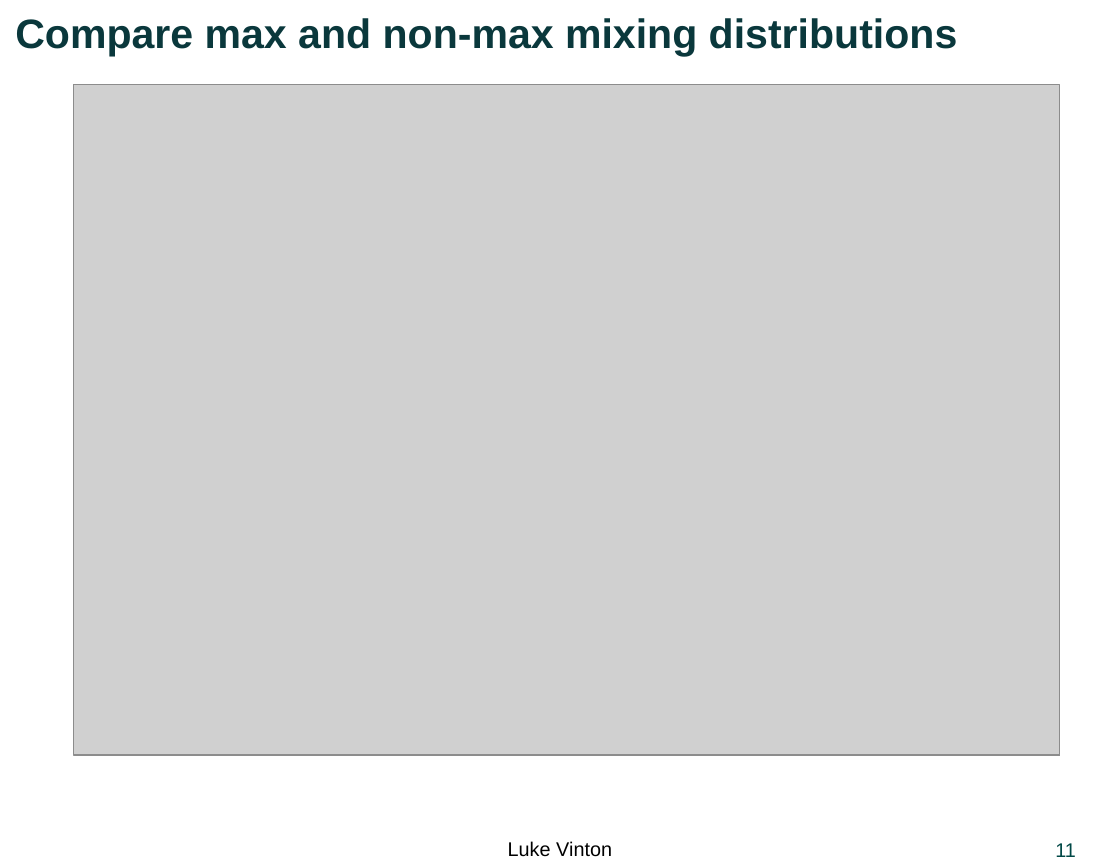
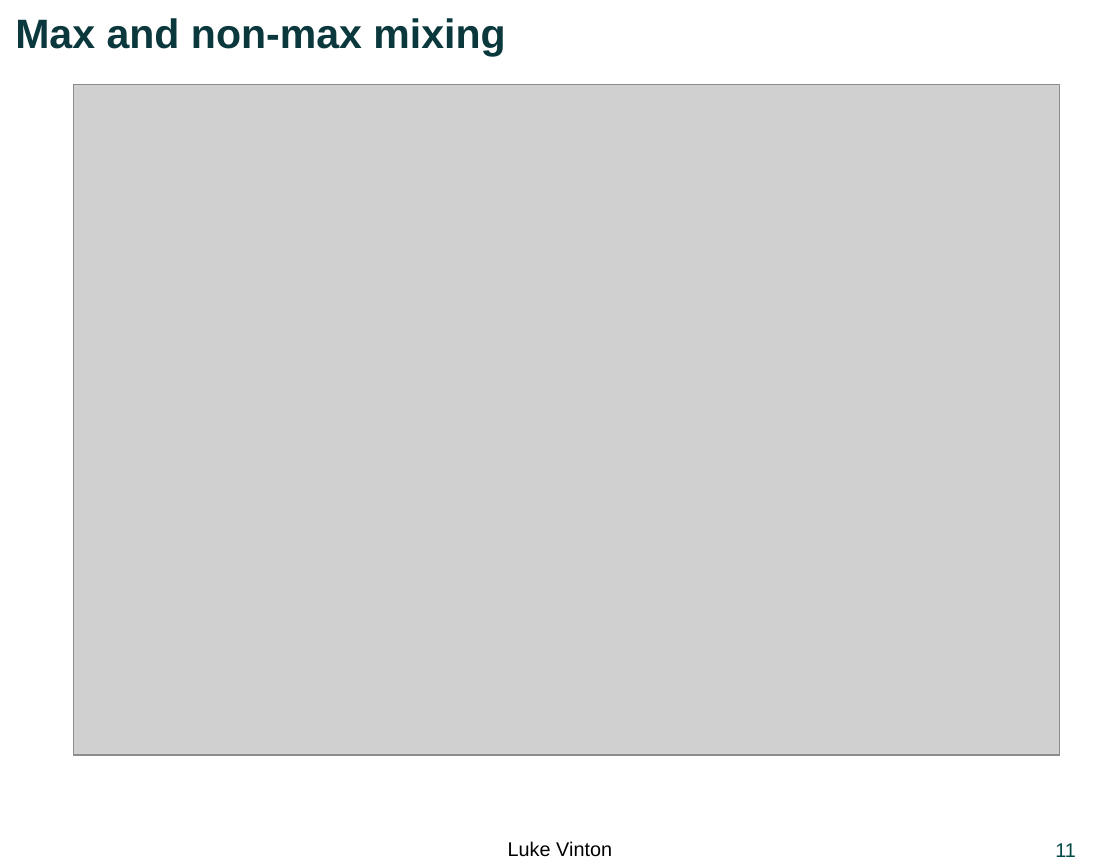
Before and after one commit to LukeJVinton/Thesis-, a slide deck: slide 11 of Presentations/NumuCollabMeeting_resBinning_energyBinShare_CustomBinning.pptx. Drawn at 1120x867 pixels with LibreOffice and Linux fonts; fonts in the diff are those of the drawing; grey boxes stand for pictures; background and template pictures are left out. Boxes give left, top, right and bottom in pixels: in the first picture for what was removed or moved away, otherwise in the second. Text is boxed around its words. In the diff, an @@ line names an element or a change of style, - is before the commit and + after.

```diff
--- a/Presentations/NumuCollabMeeting_resBinning_energyBinShare_CustomBinning.pptx
+++ b/Presentations/NumuCollabMeeting_resBinning_energyBinShare_CustomBinning.pptx
@@ title at box(15, 18, 505, 56): text changed @@
-Compare max and non-max mixing distributions
+Max and non-max mixing
```
Also in this commit, not shown: 4 other slides changed, 17 slides added, 2 slides removed.
